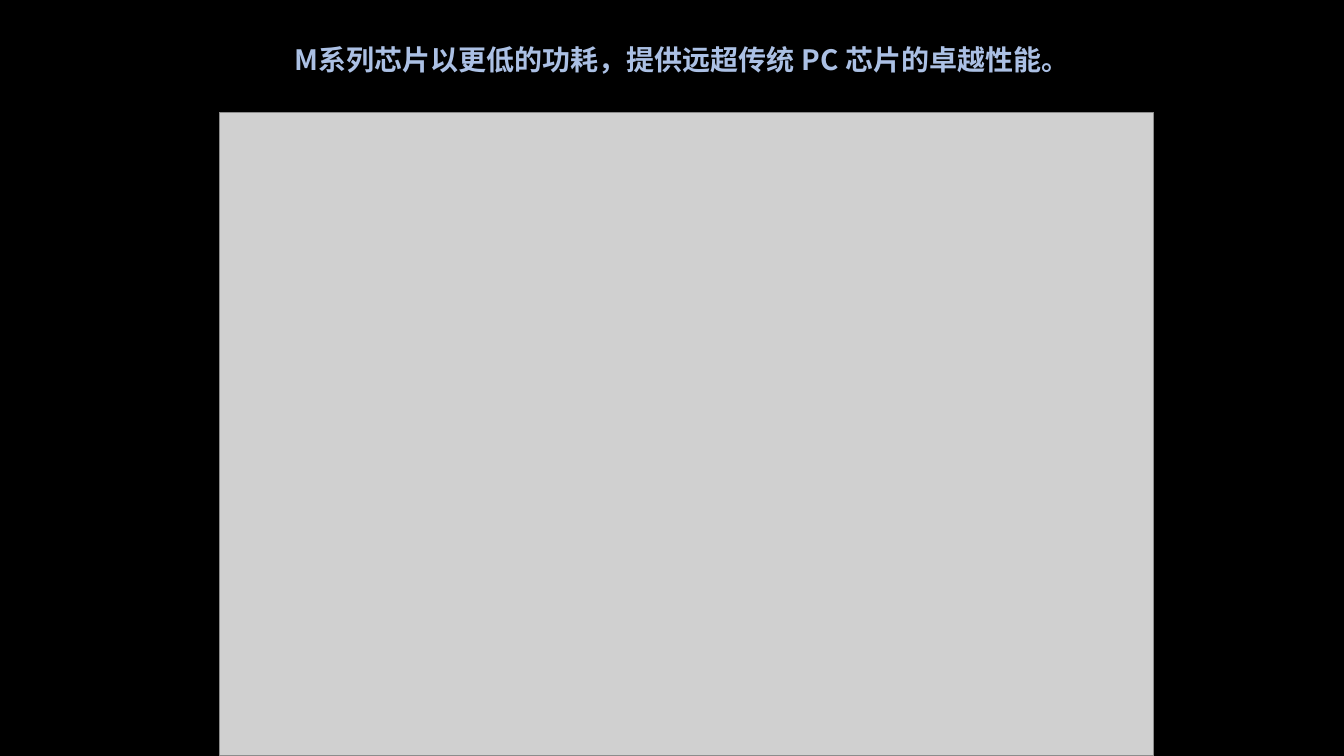
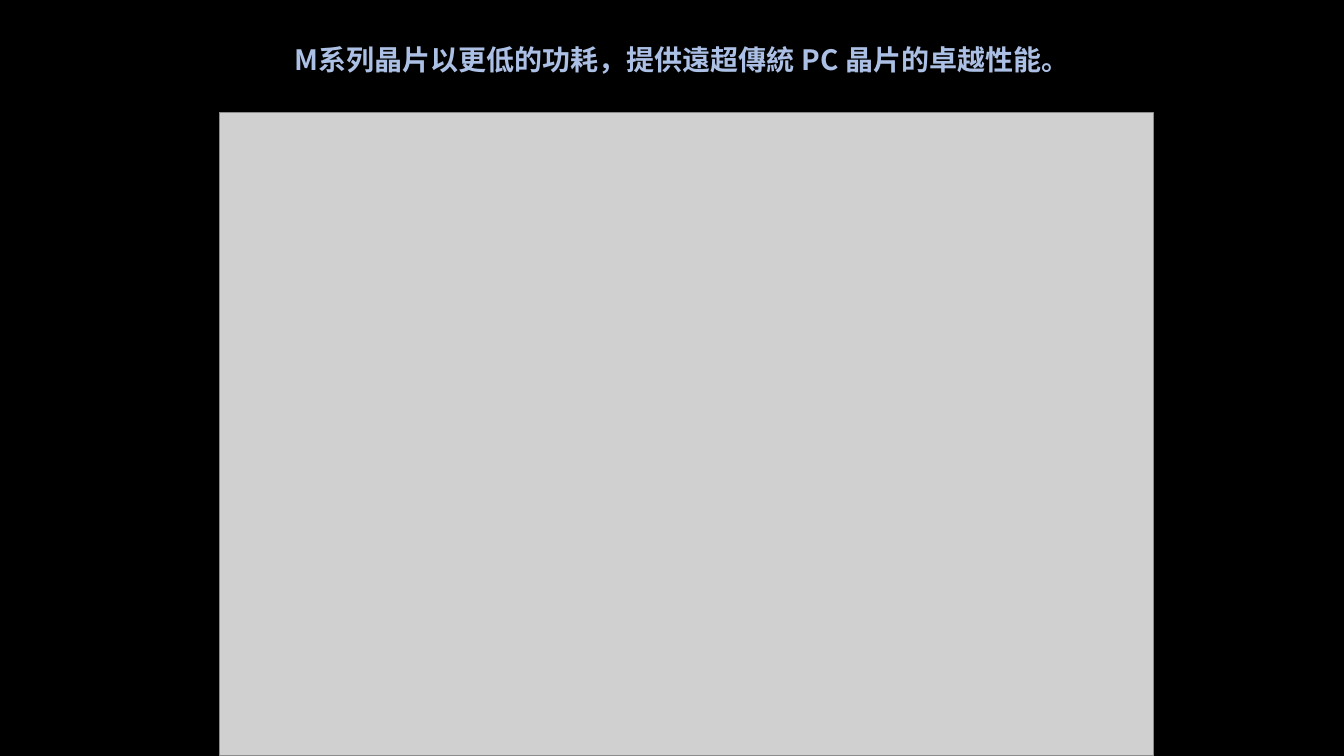
Before and after one commit to miaoyinnu/Apple, a slide deck: slide 7 of Apple.pptx (slide 6 before the commit). Drawn at 1344x756 pixels with LibreOffice and Linux fonts; fonts in the diff are those of the drawing; grey boxes stand for pictures. Boxes give left, top, right and bottom in pixels: in the first picture for what was removed or moved away, otherwise in the second. Text is boxed around its words. In the diff, an @@ line names an element or a change of style, - is before the commit and + after.

```diff
--- a/Apple.pptx
+++ b/Apple.pptx
@@ text at [294, 46, 1069, 74]: text changed @@
-M系列芯片以更低的功耗，提供远超传统 PC 芯片的卓越性能。
+M系列晶片以更低的功耗，提供遠超傳統 PC 晶片的卓越性能。
```
Also in this commit, not shown: 1 other slide changed, 1 slide added.
